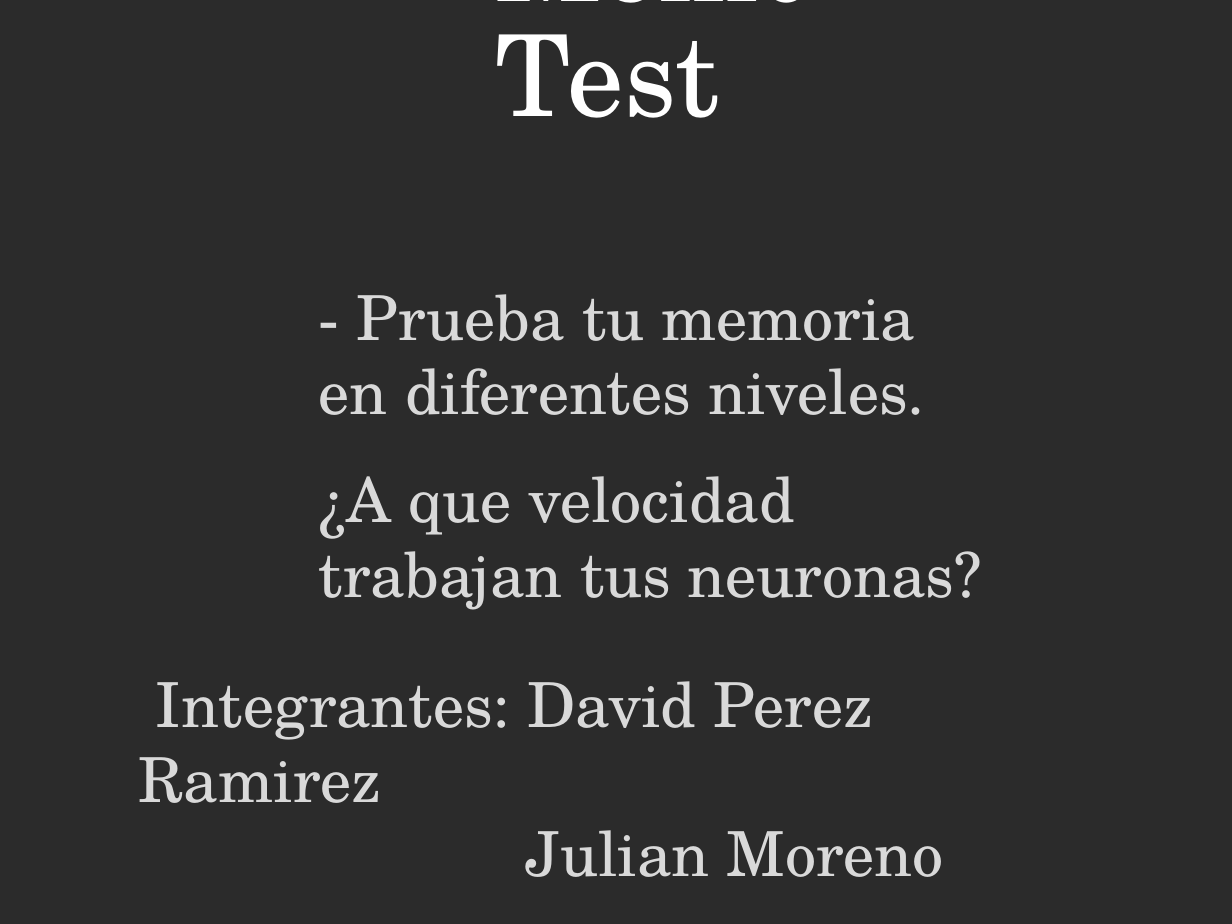
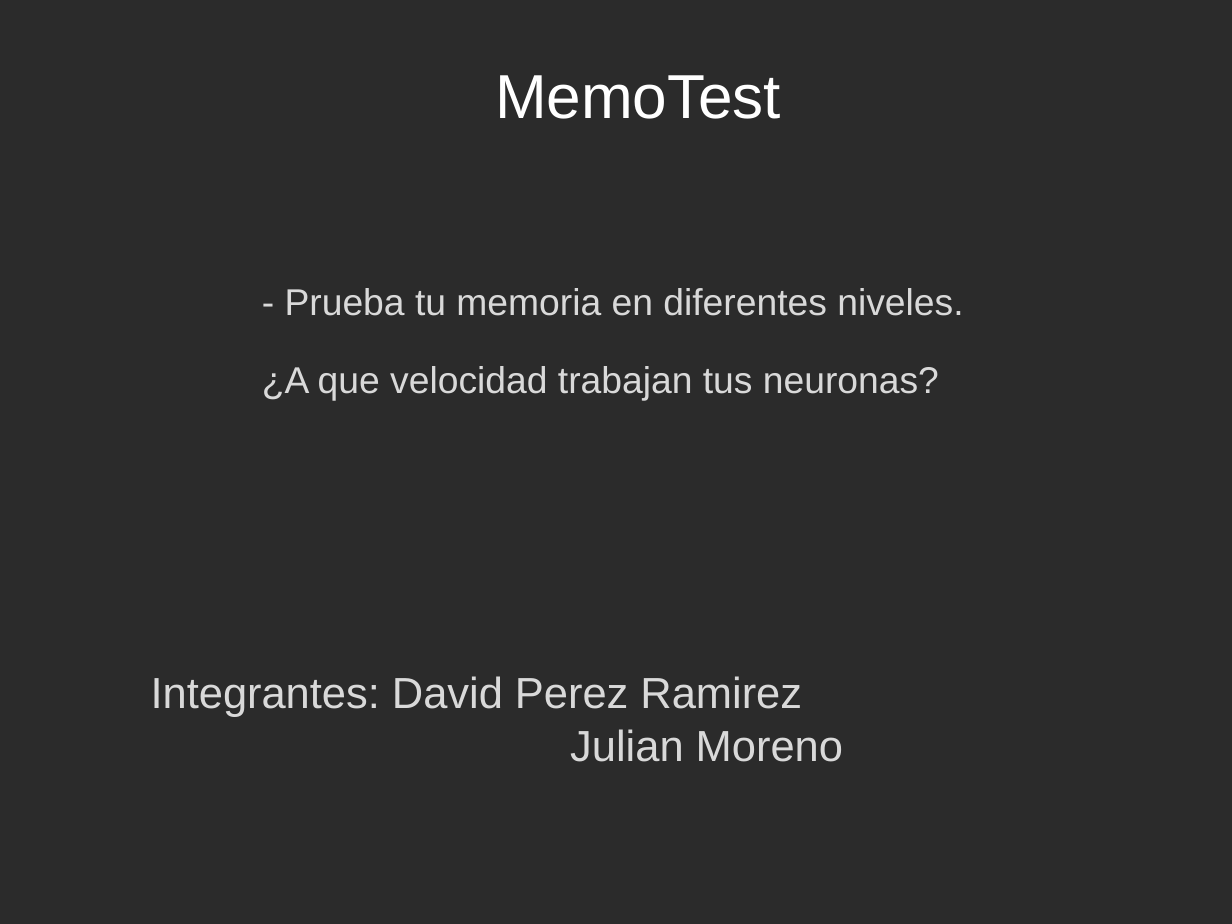
Before and after one commit to JulianMoreno2/tp2lp4, a slide deck: slide 1 of Presentacion/Presentacion MemoTest.pptx. Drawn at 1232x924 pixels with LibreOffice and Linux fonts; fonts in the diff are those of the drawing; background and template pictures are left out; a plain dark background stands for a picture behind light text. Boxes give left, top, right and bottom in pixels: in the first picture for what was removed or moved away, otherwise in the second. Text is boxed around its words. In the diff, an @@ line names an element or a change of style, - is before the commit and + after.

```diff
--- a/Presentacion/Presentacion MemoTest.pptx
+++ b/Presentacion/Presentacion MemoTest.pptx
@@ text "MemoTest": place and size @@
-text "MemoTest" at bbox=[484, 36, 827, 145]
+text "MemoTest" at bbox=[495, 75, 781, 119]
@@ text "MemoTest" at bbox=[495, 75, 781, 119]: size 72.8 to 40 pt, font TeX Gyre Schola to Arial @@
@@ text "- Prueba tu memoria en ...": place and size @@
-text "- Prueba tu memoria en ..." at bbox=[319, 294, 982, 610]
+text "- Prueba tu memoria en ..." at bbox=[262, 288, 963, 401]
@@ text "- Prueba tu memoria en ..." at bbox=[262, 288, 963, 401]: size 40 to 24 pt, font TeX Gyre Schola to Arial @@
@@ text "Integrantes: David Perez Ramirez" at bbox=[151, 676, 843, 762]: size 40 to 28 pt, font TeX Gyre Schola to Arial @@
```
Also in this commit, not shown: 4 other slides changed, 1 slide removed, 3 other files.
